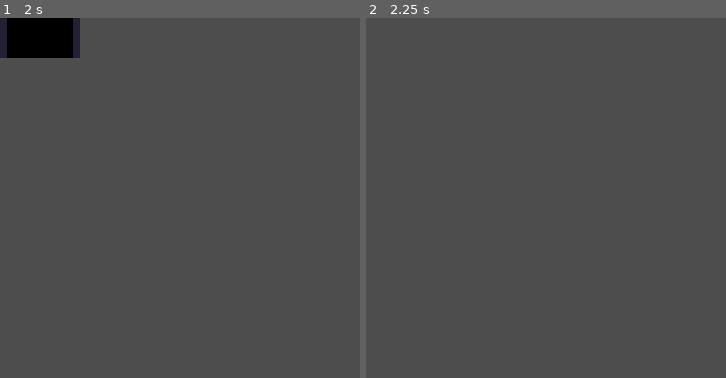
Above: before the commit, frames 1-2 (left to right).
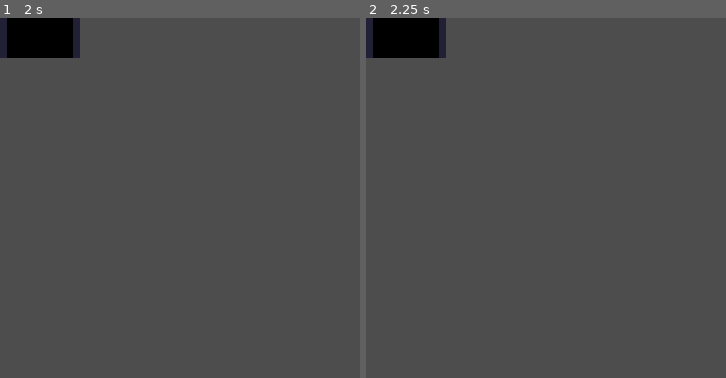
Above: after the commit, the same moments.

Repository: andersonhunter/LCH_game
Game: Godot game, scene res://DialogueSystem/textBox.tscn
Same seed, same stepped clock (60 frames per second), same inputs: the game is played once before the commit and once after it. The project has no main scene, so this scene is started directly.
Inputs:
- Up to frame 1 (2 s): tap Enter at 0.5 s; hold D (move_right) 0.53-1.28 s; tap Space at 1.25 s; hold S (move_down) from 1.28 s (still down)
- Up to frame 2 (2.25 s): tap Enter at 2 s; release S (move_down) at 2.03 s; hold D (move_right) from 2.03 s (still down)
The pictures show only the part of the screen within x 0-50%, y 0-50%; the shares and areas given below are measured in that part.

Frame 1 is identical in both runs. In frame 2, 2.5% of the frame differs, in the area x 0-23%, y 0-12%.

Commit message:
added speech prompt

Diff:
--- a/DialogueSystem/dialogue.gd
+++ b/DialogueSystem/dialogue.gd
@@ -17,14 +17,18 @@
 	content.visible_characters = 0
 	type_timer.start()
 
-# Called when the node enters the scene tree for the first time.
-func _ready() -> void:
+func processText(messages: Array) -> void:
 	for message in messages:
 		await get_tree().create_timer(messageDuration).timeout
 		update_message(message)
 	await get_tree().create_timer(messageDuration).timeout
 	textCompleted.emit()
 	self.hide()
+	update_message(" ")
+
+# Called when the node enters the scene tree for the first time.
+func _ready() -> void:
+	pass
 
 # Called every frame. 'delta' is the elapsed time since the previous frame.
 func _process(delta: float) -> void:
@@ -46,3 +50,6 @@
 func _on_pause_timer_timeout() -> void:
 	pause_timer.stop()
 	type_timer.start()
+
+func _on_little_endian_start_dialog(message: Array) -> void:
+	processText(message)
--- /dev/null
+++ b/DialogueSystem/enter_prompt.tscn
@@ -0,0 +1,23 @@
+[gd_scene load_steps=2 format=3 uid="uid://du1crknot6vve"]
+
+[ext_resource type="FontFile" uid="uid://c7w1nb10xnqaq" path="res://tinypixel/tinypixel/tinypixel.otf" id="1_rk25h"]
+
+[node name="enterPrompt" type="Control"]
+layout_mode = 3
+anchors_preset = 15
+anchor_right = 1.0
+anchor_bottom = 1.0
+grow_horizontal = 2
+grow_vertical = 2
+
+[node name="RichTextLabel" type="RichTextLabel" parent="."]
+modulate = Color(1, 1, 1, 0.588235)
+layout_mode = 0
+offset_right = 24.0
+offset_bottom = 8.0
+theme_override_fonts/normal_font = ExtResource("1_rk25h")
+theme_override_font_sizes/italics_font_size = 7
+theme_override_font_sizes/mono_font_size = 7
+theme_override_font_sizes/normal_font_size = 7
+bbcode_enabled = true
+text = "[color=green][wave]Enter[/wave][/color]"
